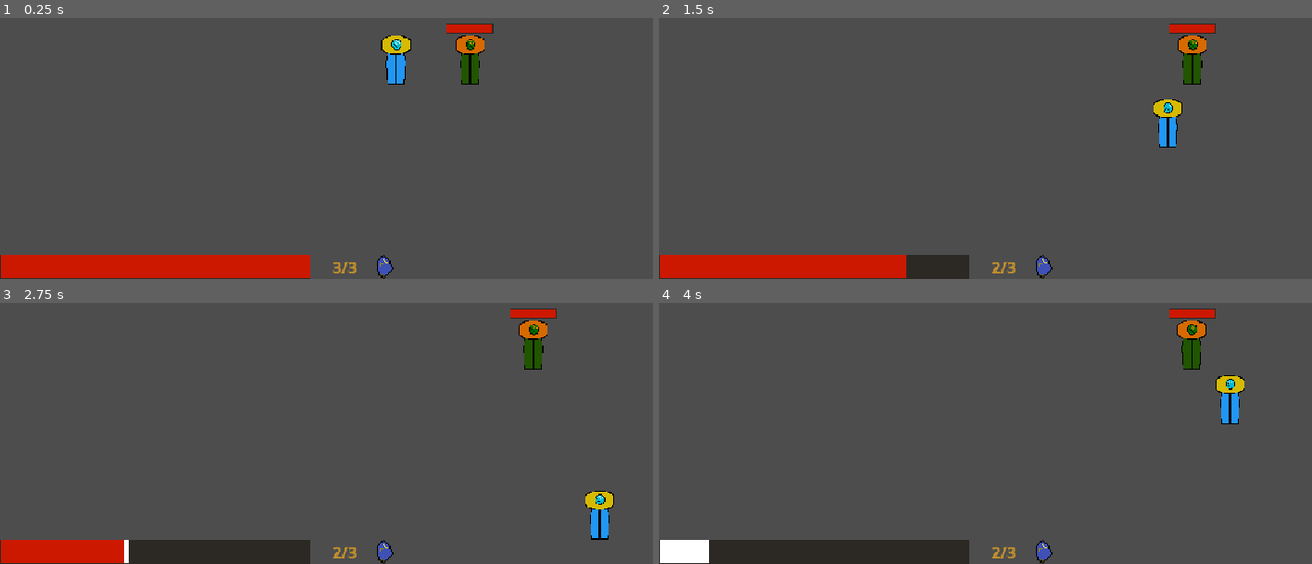
Above: before the commit, frames 1-4 (two rows, left to right).
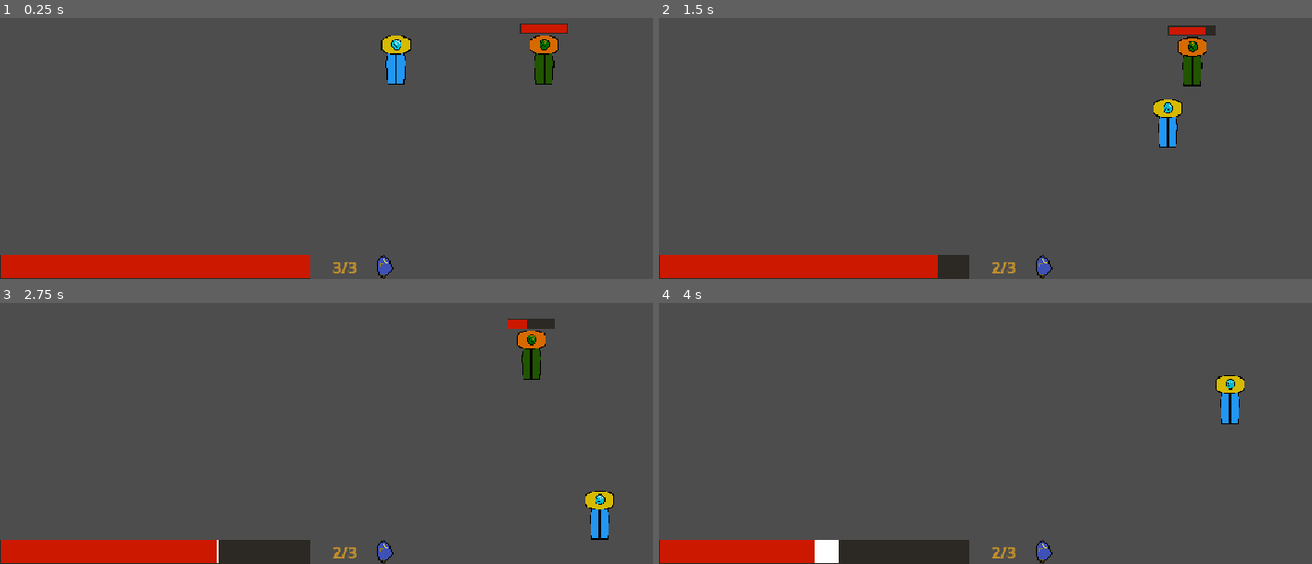
Above: after the commit, the same moments.

Repository: nf12pro/ChronoAnchor
Game: Godot game, scene res://scenes/testing_scene.tscn
The game is run twice, just before and just after one commit, with the same random seed, the same clock (stepped at 60 frames per second) and the same inputs.
Inputs (mouse positions are in pixels of both pictures, inside the frame that each line leads up to):
- Up to frame 1 (0.25 s): no input
- Up to frame 2 (1.5 s): tap Enter at 0.5 s; move the mouse to (1194, 49) at 0.52 s; hold Right (move_right) 0.53-1.28 s; hold P (take_damage_test) 0.53-1.28 s; click (1194, 49) at 0.67 s; move the mouse to (881, 91) at 1.27 s; hold S (move_down) from 1.28 s (still down); tap Shift (dash) at 1.35 s
- Up to frame 3 (2.75 s): tap P (take_damage_test) at 1.55 s; move the mouse to (outside the picture) at 2.02 s; release S (move_down) at 2.03 s; hold Right (move_right) from 2.03 s (still down); hold P (take_damage_test) from 2.03 s (still down)
- Up to frame 4 (4 s): move the mouse to (992, 438) at 2.77 s; release Right (move_right) at 2.78 s; release P (take_damage_test) at 2.78 s; hold W (move_up) 2.78-3.53 s; tap Alt at 2.85 s; click (992, 438) at 2.92 s; tap P (take_damage_test) at 3.05 s; move the mouse to (1253, 417) at 3.52 s; hold A (move_left) from 3.53 s (still down); hold P (take_damage_test) from 3.53 s (still down)

The runs differ from the first frame. In frame 1, 1.8% of the frame differs, in the area x 68-87%, y 2-26%; in frame 2, 0.8%; in frame 3, 2.3%; in frame 4, 3.3%, in the area x 0-86%, y 2-100%.

Commit message:
Working Test Enemy

Diff:
--- a/scenes/test_enemy.tscn
+++ b/scenes/test_enemy.tscn
@@ -66,5 +66,5 @@
 [node name="detection_hitbox" type="CollisionShape2D" parent="detection_range" unique_id=1594368415]
 shape = SubResource("CircleShape2D_6esg4")
 
-[connection signal="area_entered" from="detection_range" to="." method="_on_detection_range_area_entered"]
-[connection signal="area_exited" from="detection_range" to="." method="_on_detection_range_area_exited"]
+[connection signal="body_entered" from="detection_range" to="." method="_on_detection_range_body_entered"]
+[connection signal="body_exited" from="detection_range" to="." method="_on_detection_range_body_exited"]
--- a/scenes/testing_scene.tscn
+++ b/scenes/testing_scene.tscn
@@ -9,4 +9,4 @@
 position = Vector2(480, 224)
 
 [node name="test_enemy" parent="." unique_id=101213513 instance=ExtResource("2_2j2p2")]
-position = Vector2(576, 224)
+position = Vector2(672, 224)
--- a/scripts/player.gd
+++ b/scripts/player.gd
@@ -116,7 +116,7 @@
 func _unhandled_input(event: InputEvent) -> void:
 	if event.is_action_pressed("take_damage_test"):
 		if not invincibility:
-			health -= 20
+			health -= 10
 	if event.is_action_pressed("dash"):
 		dash()
 
--- a/scripts/test_enemy.gd
+++ b/scripts/test_enemy.gd
@@ -1,7 +1,7 @@
 extends CharacterBody2D
 
 #region Movement
-@export var max_speed: float = 100.0
+@export var max_speed: float = 25.0
 #endregion
 
 #region Invincibility
@@ -25,19 +25,19 @@
 func _physics_process(_delta: float) -> void:
 	if player:
 		velocity = global_position.direction_to(player.global_position) * max_speed
-		move_and_slide()
+	else:
+		velocity = Vector2.ZERO
 	invincibility = false
 	velocity = velocity.limit_length(max_speed)
 	move_and_slide()
 
-func _on_detection_range_area_entered(body):
+func _on_detection_range_body_entered(body: Node2D) -> void:
 	if body.name == "player":
 		player = body
 
-func _on_detection_range_area_exited(body):
+func _on_detection_range_body_exited(body: Node2D) -> void:
 	if body.name == "player":
 		player = null
-		velocity = Vector2.ZERO
 
 func set_health(new_health: float) -> void:
 	health = clamp(new_health, 0, max_health)
@@ -46,3 +46,7 @@
 
 func _on_health_depleted() -> void:
 	self.queue_free()
+
+func _unhandled_input(event: InputEvent) -> void:
+	if event.is_action_pressed("take_damage_test"):
+		health -= 20
